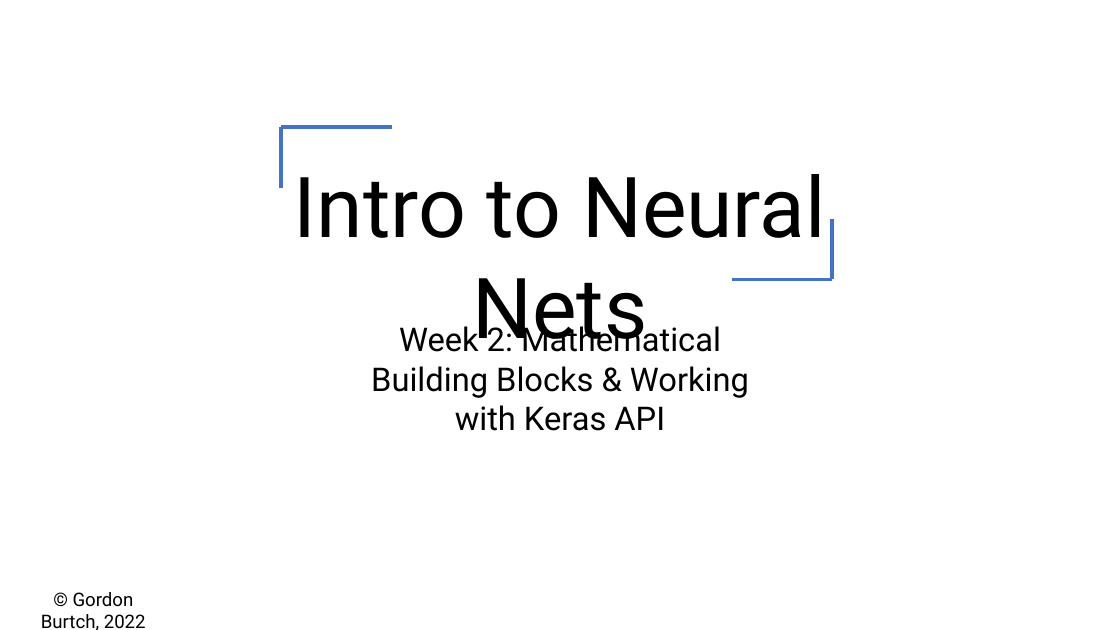
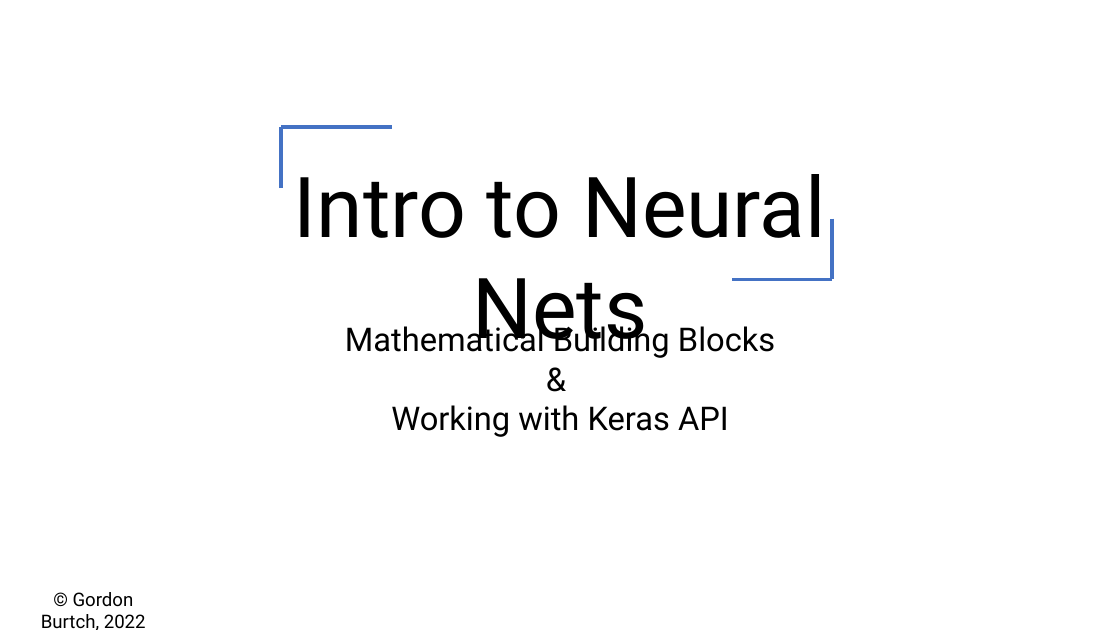
Before and after one commit to gburtch/BA865-2025, a slide deck: slide 1 of Week 1 - 2/2-3 Math & Keras.pptx. Drawn at 1120x630 pixels with LibreOffice and Linux fonts; fonts in the diff are those of the drawing. Boxes give left, top, right and bottom in pixels: in the first picture for what was removed or moved away, otherwise in the second. Text is boxed around its words. In the diff, an @@ line names an element or a change of style, - is before the commit and + after.

```diff
--- a/Week 1 - 2/2-3 Math & Keras.pptx
+++ b/Week 1 - 2/2-3 Math & Keras.pptx
@@ text at (345, 322, 775, 437): text changed @@
-Week 2: Mathematical Building Blocks & Working with Keras API
+Mathematical Building Blocks &
+Working with Keras API
```
Also in this commit, not shown: 1 other slide changed, 4 other files.
